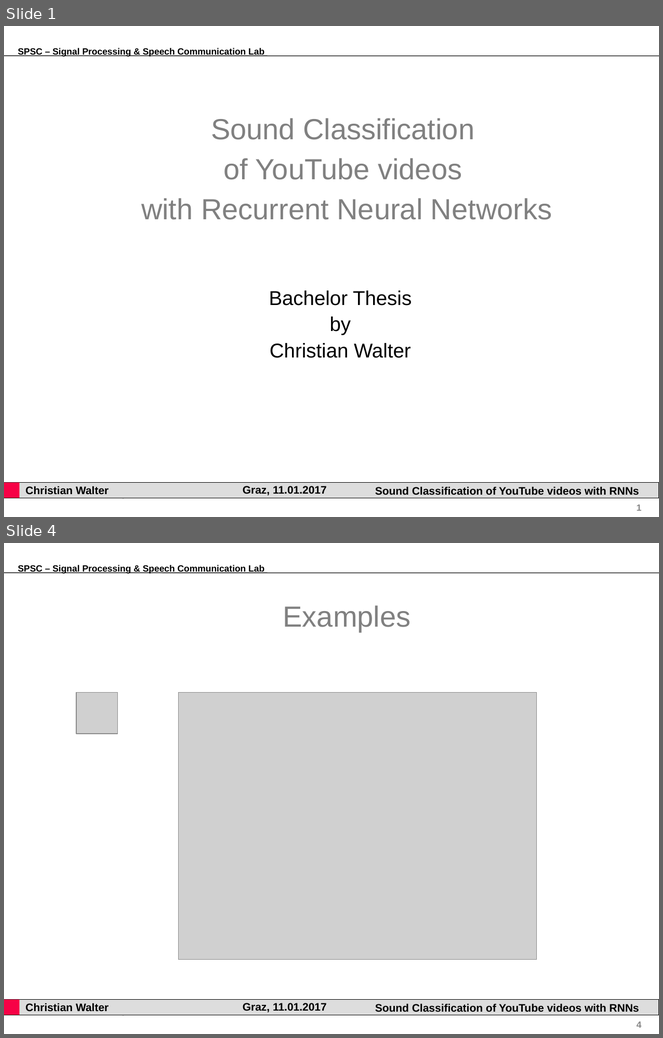
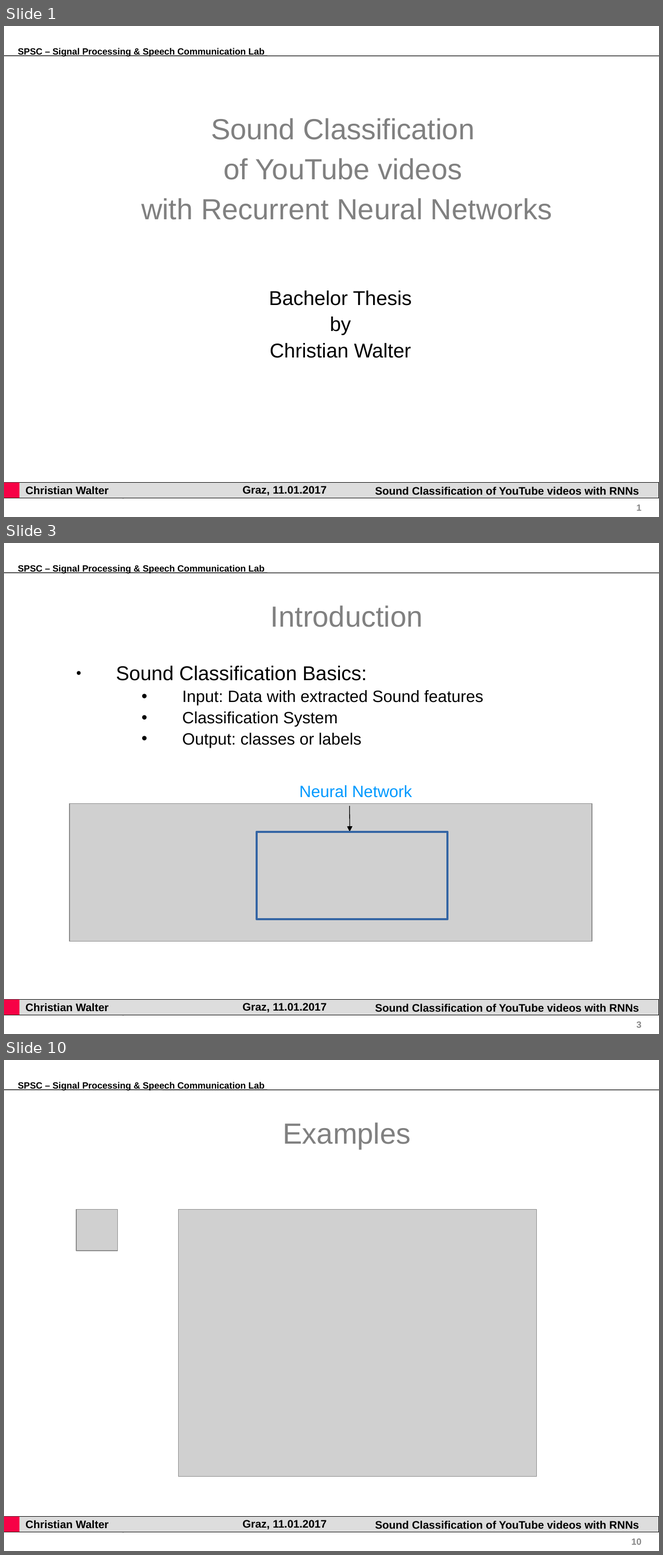
Before and after one commit to gartenschlaefer/present, a slide deck: bachelor_thesis/bachelor_thesis.ppt. Shown one above the other, each under a label of ours: slides 1 and 4 before the commit, slides 1, 3 and 10 after it; the slides between them are not shown. The pictures are 663x1038 and 663x1555 pixels, drawn with LibreOffice and Linux fonts; fonts in the diff are those of the drawing; grey boxes stand for pictures; background and template pictures are left out. Boxes give left, top, right and bottom in pixels: in the first picture for what was removed or moved away, otherwise in the second. Text is boxed around its words. In the diff, an @@ line names an element or a change of style, - is before the commit and + after.

```diff
--- a/bachelor_thesis/bachelor_thesis.ppt
+++ b/bachelor_thesis/bachelor_thesis.ppt
@@ slide 3 added at [4, 543, 659, 1034], background #FFFFFF; not listed: 8 template elements that a slide beside it also shows @@
@@ title added at [271, 605, 423, 627], 32 pt, text #808080 @@
+Introduction
@@ text added at [116, 666, 483, 748], 18 pt, text #000000 @@
+● Sound Classification Basics:
+  • Input: Data with extracted Sound features
+  • Classification System
+  • Output: classes or labels
@@ text added at [299, 785, 412, 798], 18 pt, text #0099FF @@
+Neural Network
@@ picture added at [70, 804, 592, 941] @@
@@ arrow added from (350, 807) to (350, 832), #000000 0.74 pt @@
@@ rectangle added at [257, 832, 448, 919], outline #3465A4 2.3 pt @@
@@ what was slide 4 is now slide 10 @@
@@ page number at [632, 1539, 642, 1545]: text changed @@
-4
+10
```
Also in this commit, not shown: 1 slide changed, 6 other slides added, 1 slide removed, 8 other files.
